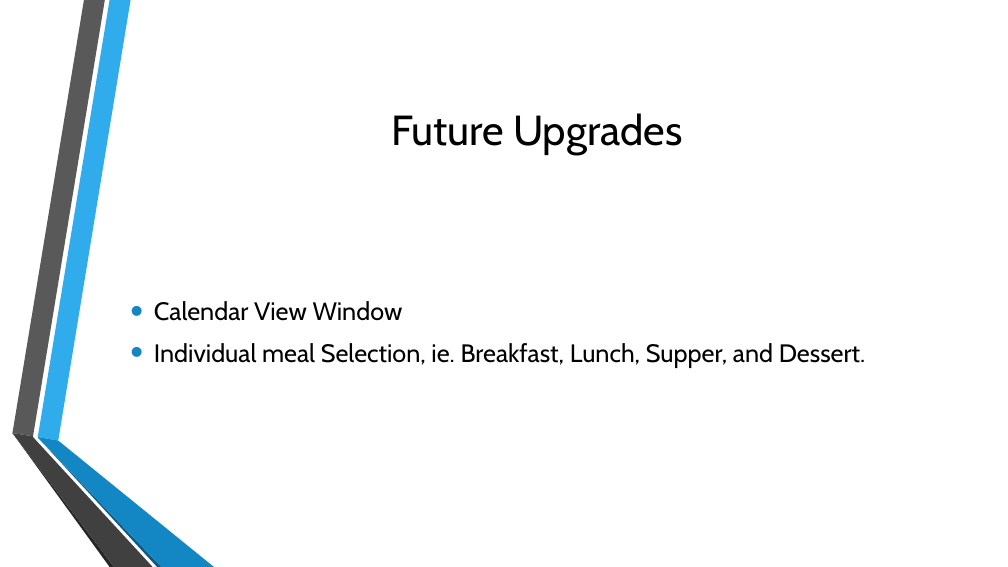
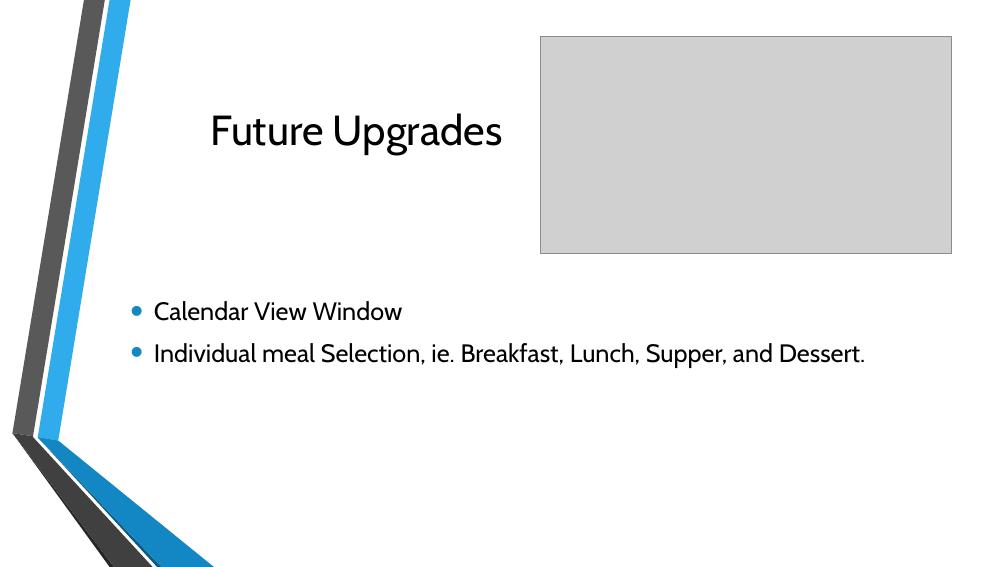
Before and after one commit to dpalucci/ProjectHealth, a slide deck: slide 11 of ProjectHealthPPT.pptx. Drawn at 1008x567 pixels with LibreOffice and Linux fonts; fonts in the diff are those of the drawing; grey boxes stand for pictures; background and template pictures are left out. Boxes give left, top, right and bottom in pixels: in the first picture for what was removed or moved away, otherwise in the second. Text is boxed around its words. In the diff, an @@ line names an element or a change of style, - is before the commit and + after.

Commit message:
ppt changes

```diff
--- a/ProjectHealthPPT.pptx
+++ b/ProjectHealthPPT.pptx
@@ title "Future Upgrades": place and size @@
-title "Future Upgrades" at <box>391,113,682,155</box>
+title "Future Upgrades" at <box>211,113,502,155</box>
@@ picture added at <box>541,37,951,254</box> @@
```
Also in this commit, not shown: 3 other slides changed.
